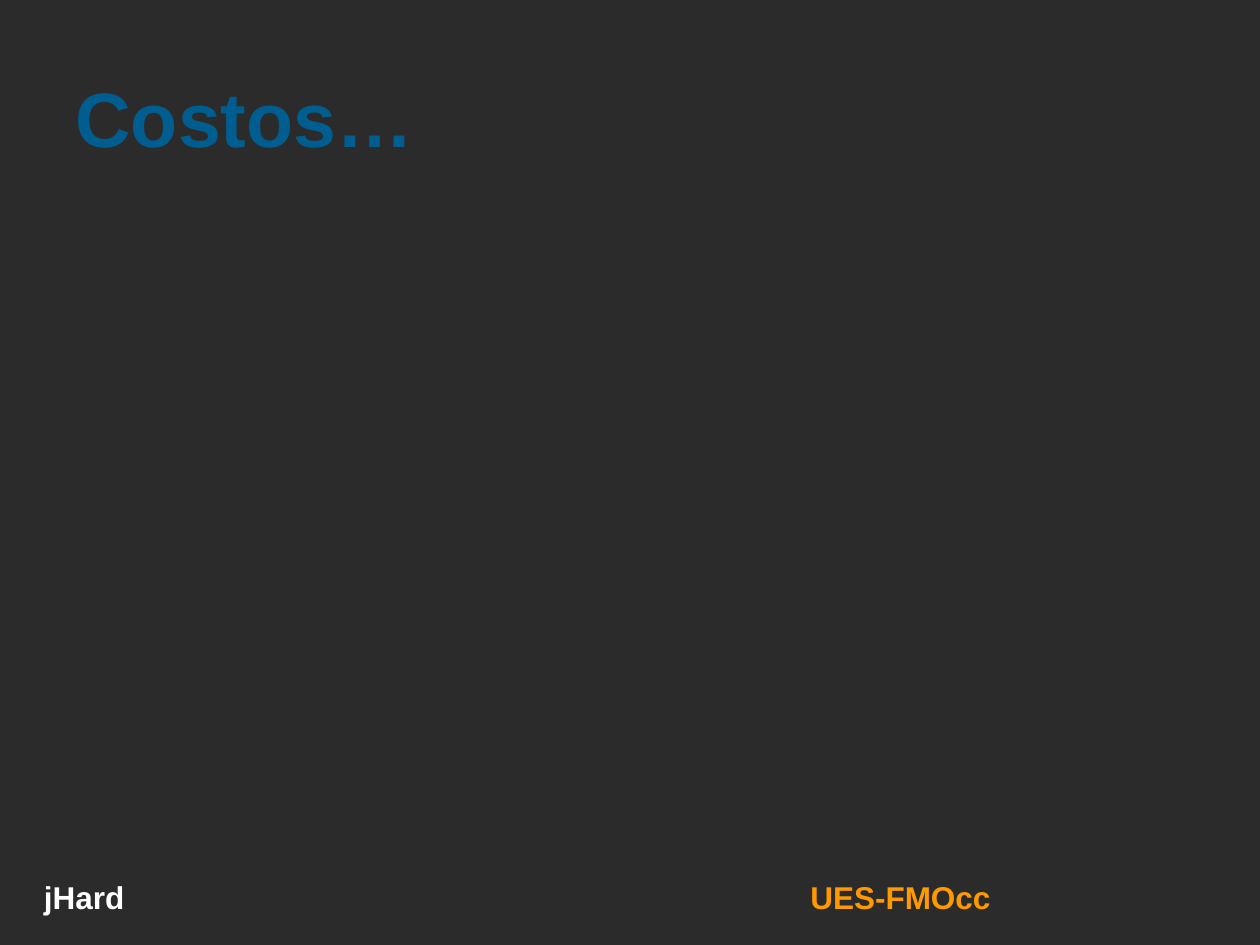
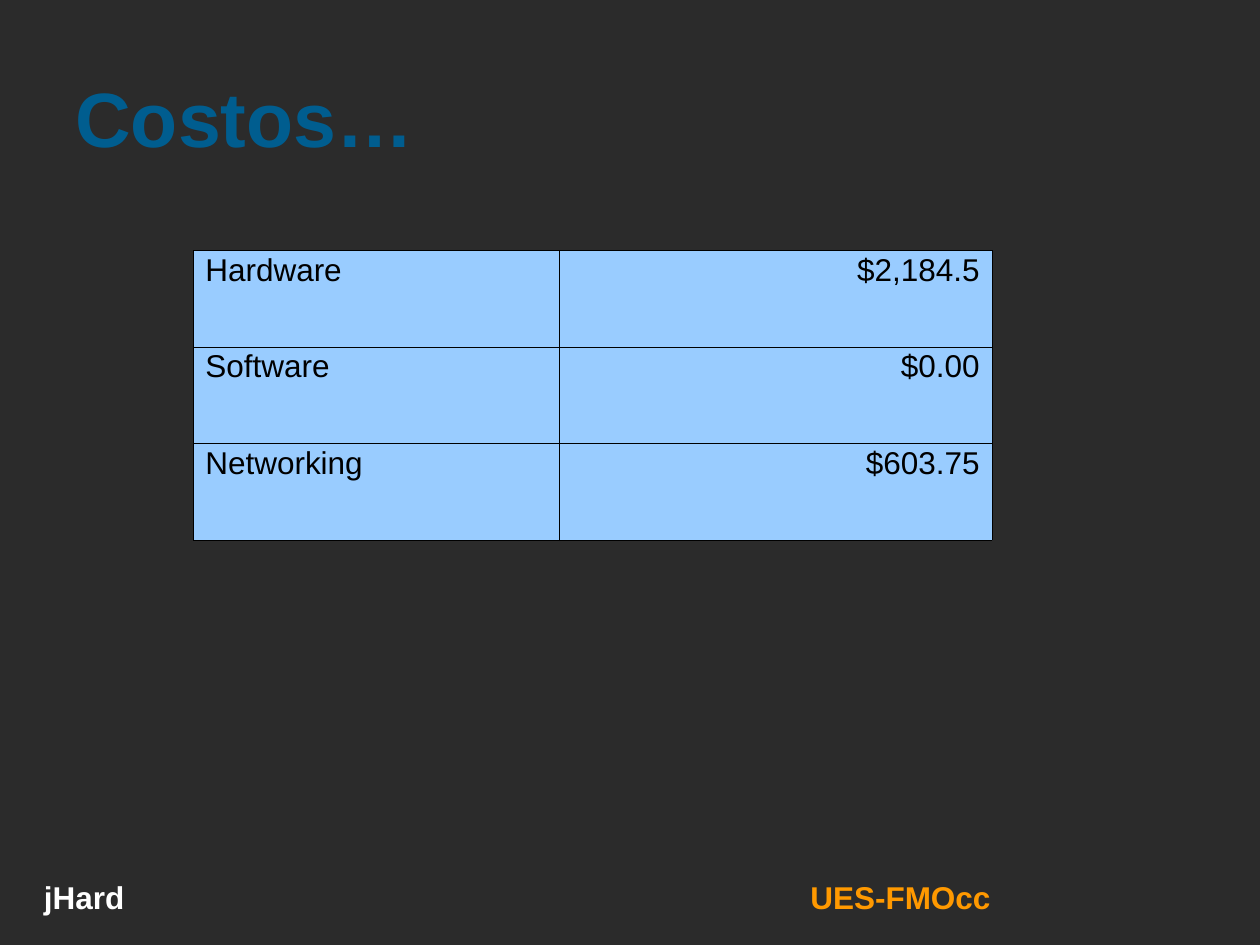
Before and after one commit to ramayac/jhard, a slide deck: slide 37 of presentaciones/segunda defensa/jhard-plantilla.ppt (slide 21 before the commit). Drawn at 1260x945 pixels with LibreOffice and Linux fonts; fonts in the diff are those of the drawing; background and template pictures are left out; a plain dark background stands for a picture behind light text. Boxes give left, top, right and bottom in pixels: in the first picture for what was removed or moved away, otherwise in the second. Text is boxed around its words. In the diff, an @@ line names an element or a change of style, - is before the commit and + after.

```diff
--- a/presentaciones/segunda defensa/jhard-plantilla.ppt
+++ b/presentaciones/segunda defensa/jhard-plantilla.ppt
@@ table added at <box>193,251,993,541</box>, 3 rows, 2 columns @@
+Hardware | $2,184.5
+Software | $0.00
+Networking | $603.75
```
Also in this commit, not shown: 19 other slides changed, 16 slides added.
